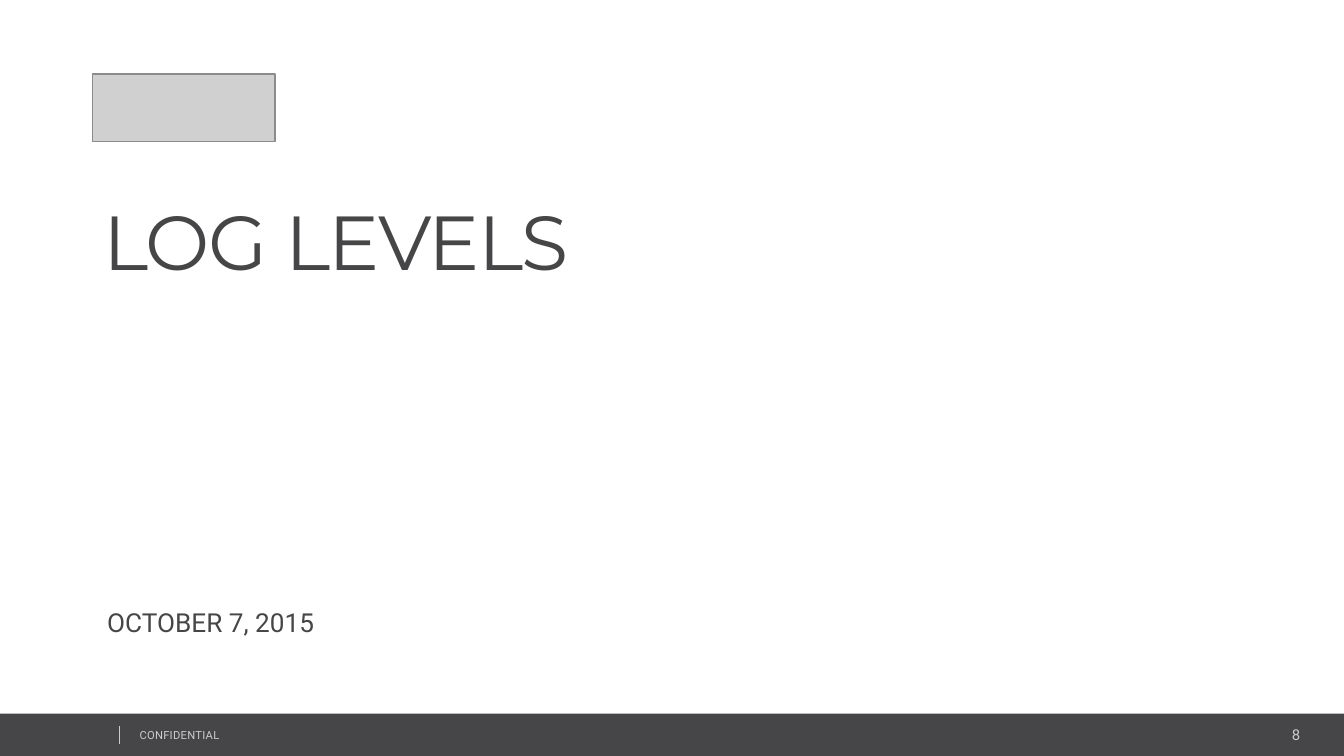
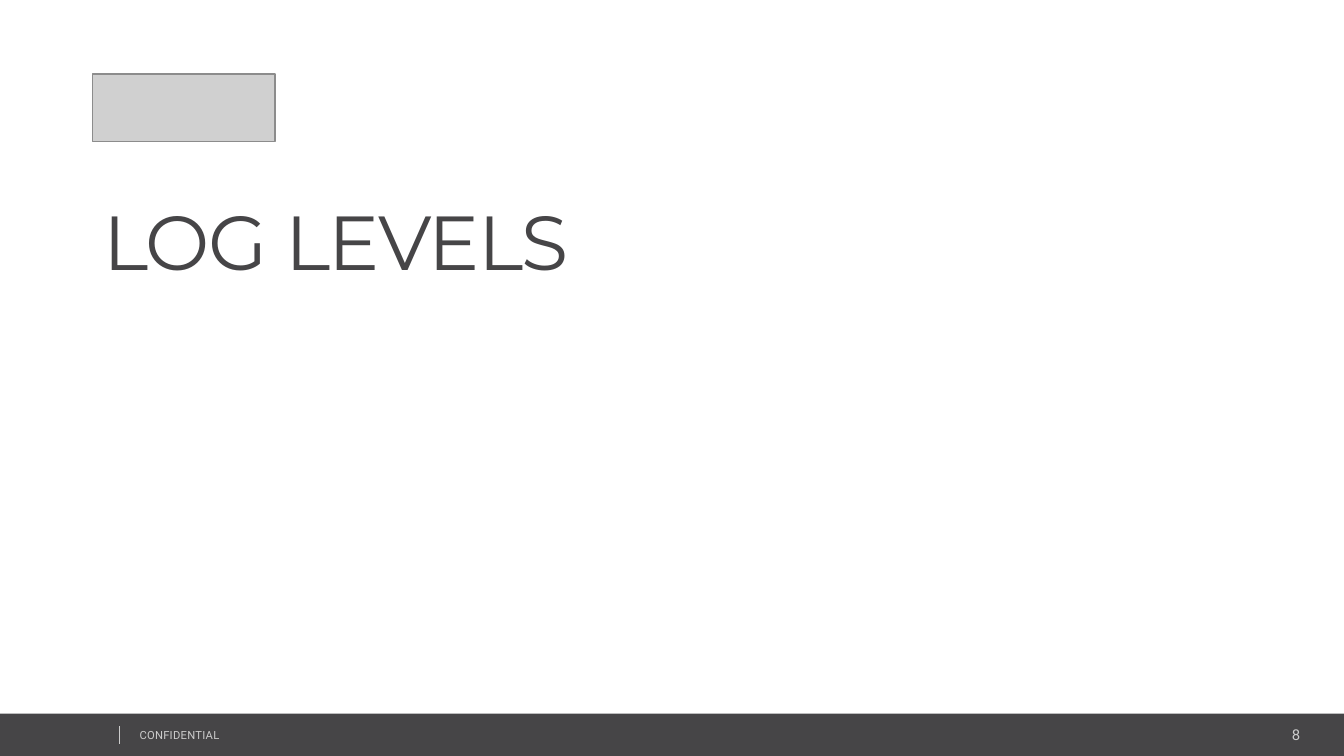
Before and after one commit to maksim-soldatenko/Caching_CDP_2017, a slide deck: slide 8 of LoggingLecture/presentation/Logging.pptx. Drawn at 1344x756 pixels with LibreOffice and Linux fonts; fonts in the diff are those of the drawing; grey boxes stand for pictures; background and template pictures are left out. Boxes give left, top, right and bottom in pixels: in the first picture for what was removed or moved away, otherwise in the second. Text is boxed around its words. In the diff, an @@ line names an element or a change of style, - is before the commit and + after.

```diff
--- a/LoggingLecture/presentation/Logging.pptx
+++ b/LoggingLecture/presentation/Logging.pptx
@@ text removed at (107, 613, 314, 636) @@
-OCTOBER 7, 2015
```
Also in this commit, not shown: 3 other slides changed, 1 slide added, 8 slides removed.
